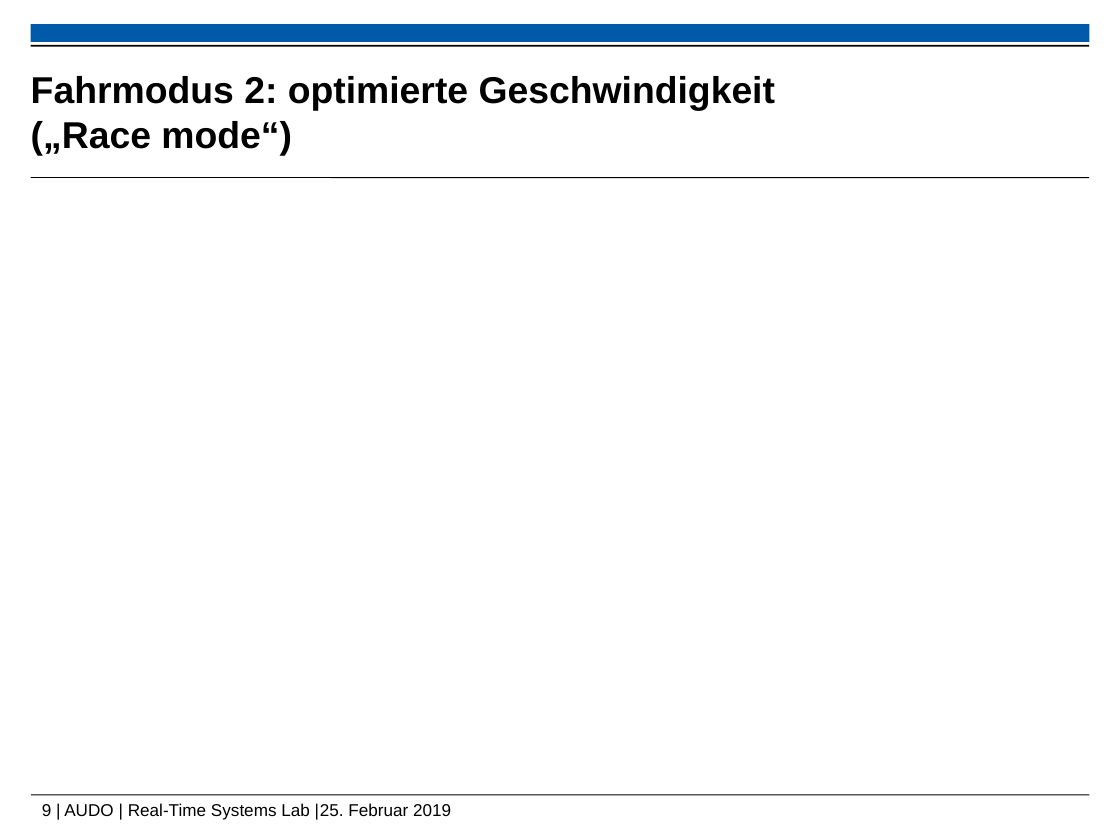
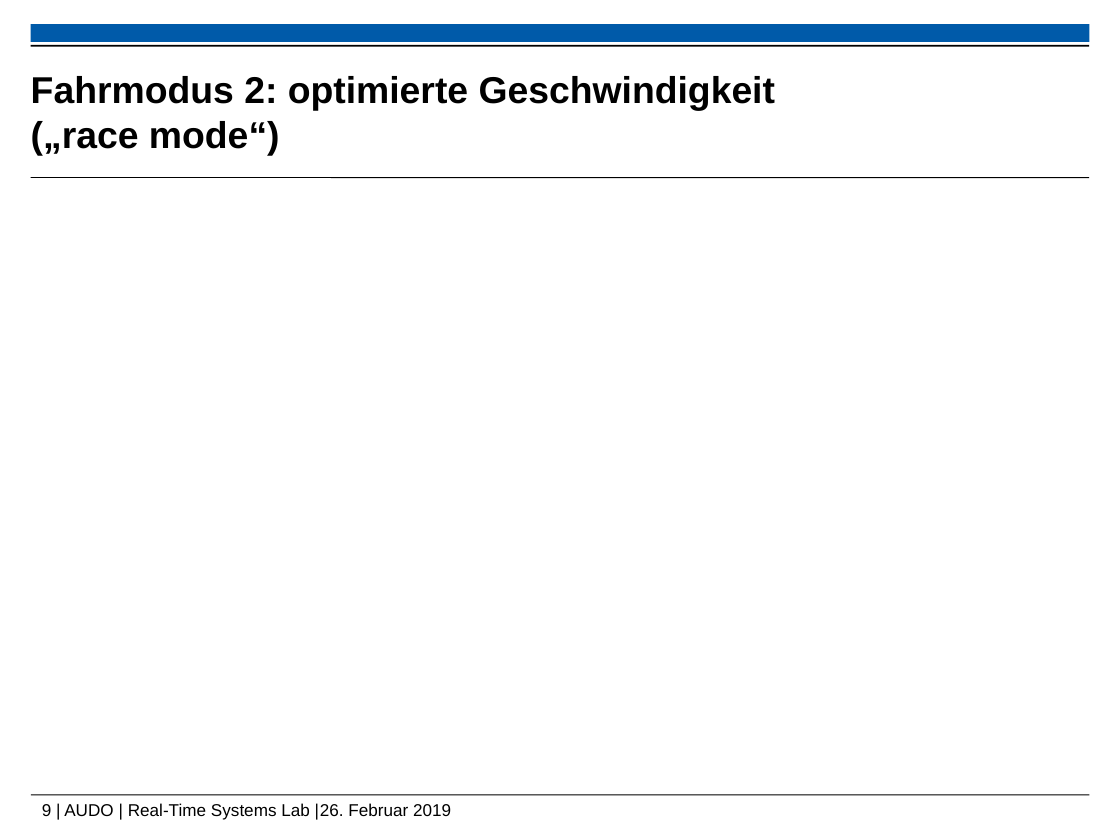
Before and after one commit to ramona3300/AUDO, a slide deck: slide 9 of Dokumente/Präsentationen/Abschlusspräsentation.pptx. Drawn at 1120x840 pixels with LibreOffice and Linux fonts; fonts in the diff are those of the drawing; background and template pictures are left out. Boxes give left, top, right and bottom in pixels: in the first picture for what was removed or moved away, otherwise in the second. Text is boxed around its words. In the diff, an @@ line names an element or a change of style, - is before the commit and + after.

```diff
--- a/Dokumente/Präsentationen/Abschlusspräsentation.pptx
+++ b/Dokumente/Präsentationen/Abschlusspräsentation.pptx
@@ title at [31, 76, 776, 156]: text changed @@
-Fahrmodus 2: optimierte Geschwindigkeit („Race mode“)
+Fahrmodus 2: optimierte Geschwindigkeit („race mode“)
@@ text at [42, 803, 451, 820]: text changed @@
-9 | AUDO | Real-Time Systems Lab |25. Februar 2019
+9 | AUDO | Real-Time Systems Lab |26. Februar 2019
```
Also in this commit, not shown: 3 other slides changed.
